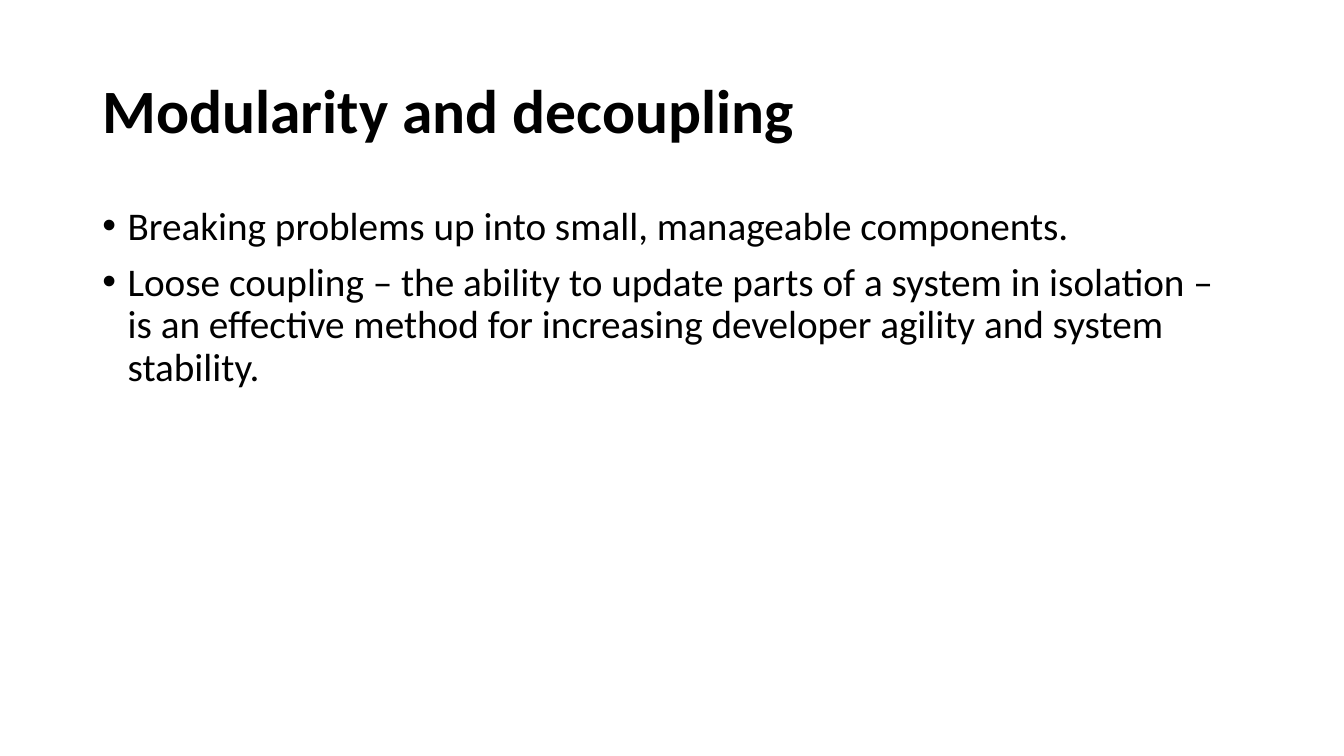
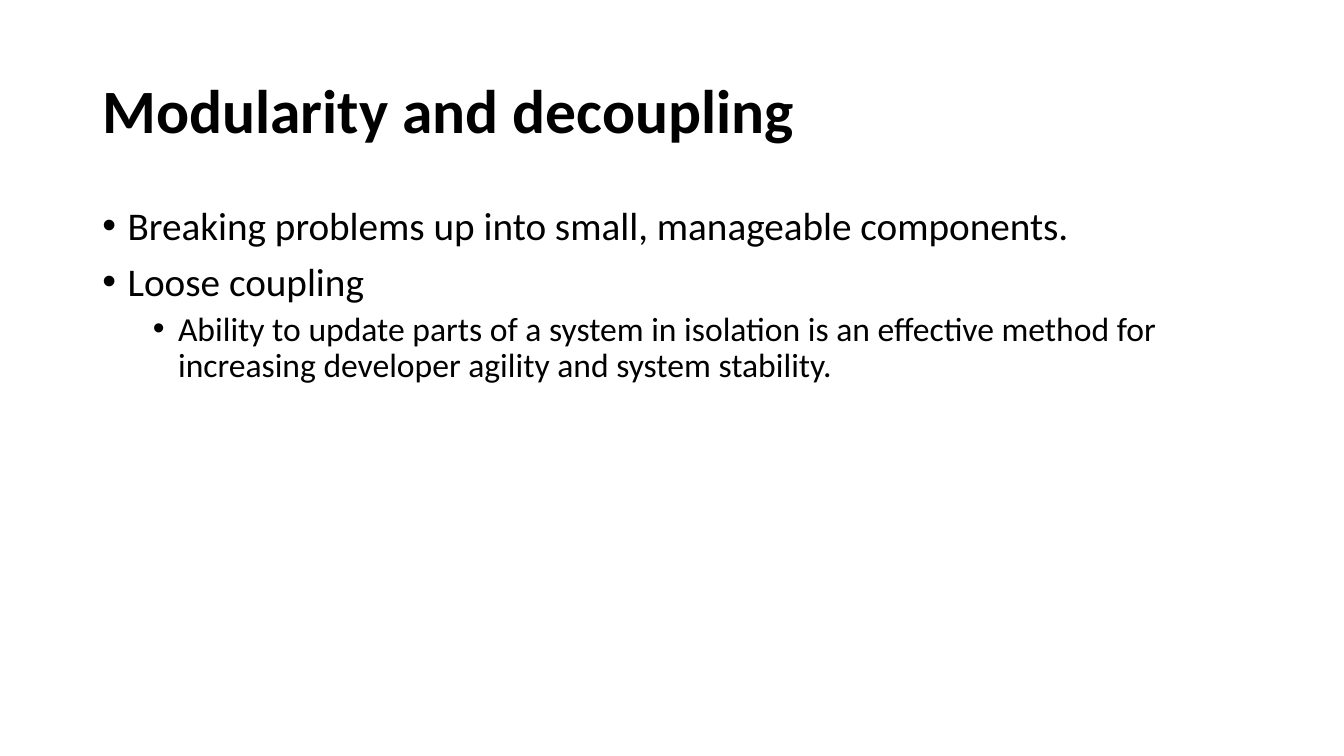
Before and after one commit to cebartling/test-driven, a slide deck: slide 16 of presentations/Introduction to Test-Driven Development.pptx. Drawn at 1344x756 pixels with LibreOffice and Linux fonts; fonts in the diff are those of the drawing. Boxes give left, top, right and bottom in pixels: in the first picture for what was removed or moved away, otherwise in the second. Text is boxed around its words. In the diff, an @@ line names an element or a change of style, - is before the commit and + after.

```diff
--- a/presentations/Introduction to Test-Driven Development.pptx
+++ b/presentations/Introduction to Test-Driven Development.pptx
@@ text at [128, 268, 1156, 383]: text changed; size 28 to 24 pt @@
-• Loose coupling – the ability to update parts of a system in isolation – is an effective method for increasing developer agility and system stability.
+• Loose coupling
+  • Ability to update parts of a system in isolation is an effective method for increasing developer agility and system stability.
```
Also in this commit, not shown: 10 other slides changed, 1 slide added, 2 slides removed.
